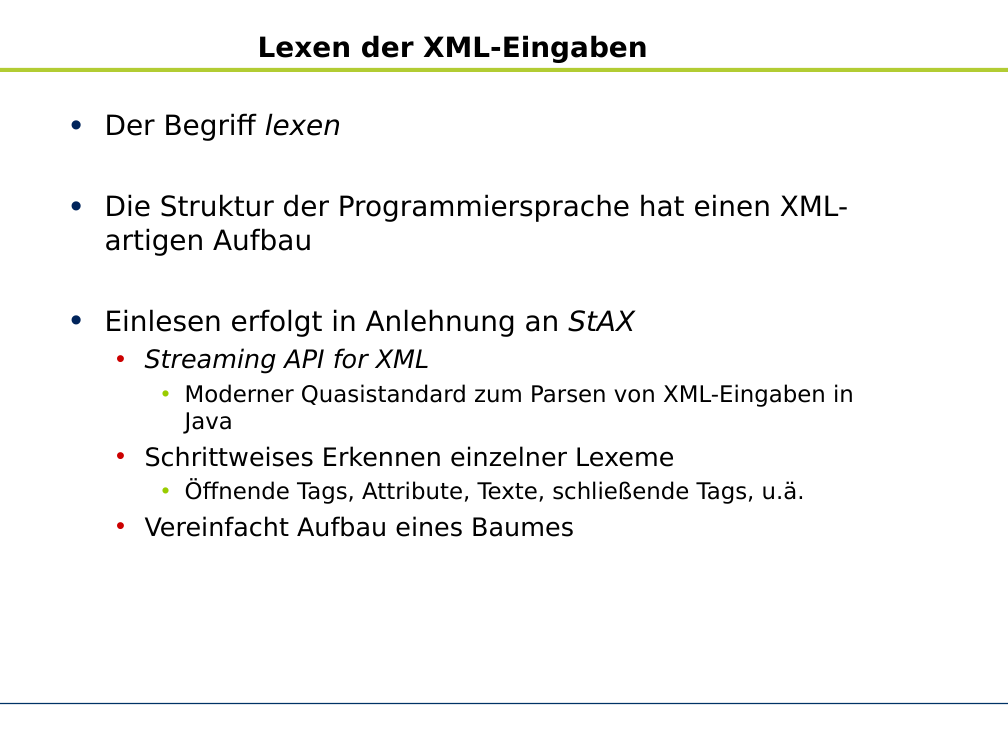
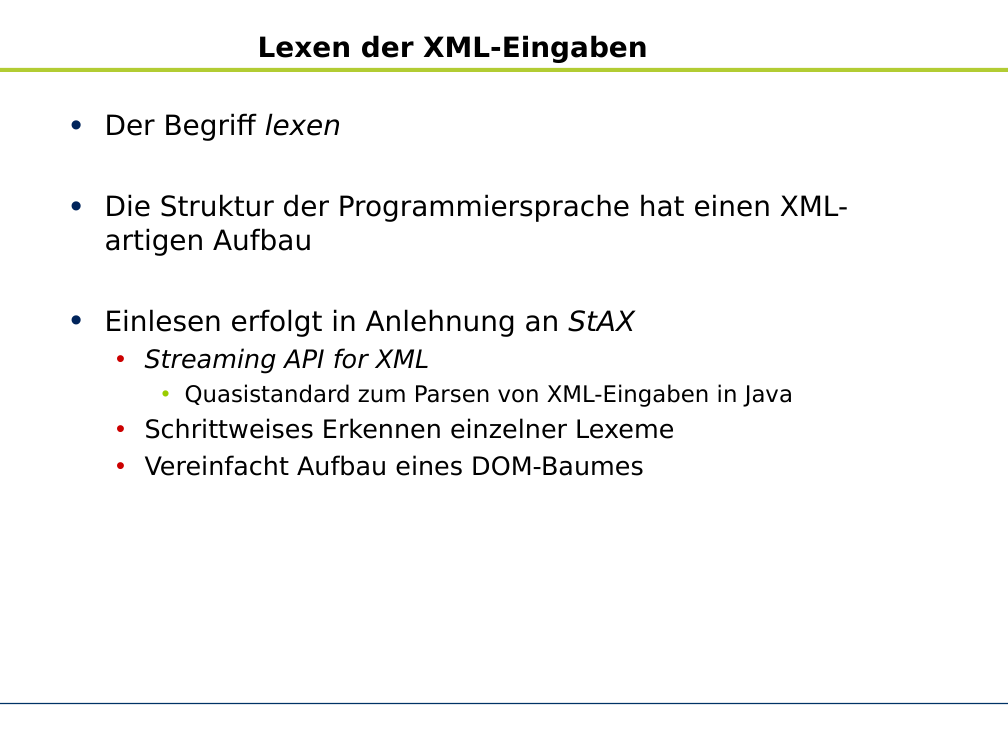
Before and after one commit to zhongxinhua/sose10-swp-uebersetzerbau, a slide deck: slide 14 of trunk/dokumentation/rk-kundenpraesentation/rk-kundenpraesentation.odp. Drawn at 1008x756 pixels with LibreOffice and Linux fonts; fonts in the diff are those of the drawing; background and template pictures are left out. Boxes give left, top, right and bottom in pixels: in the first picture for what was removed or moved away, otherwise in the second. Text is boxed around its words. In the diff, an @@ line names an element or a change of style, - is before the commit and + after.

```diff
--- a/trunk/dokumentation/rk-kundenpraesentation/rk-kundenpraesentation.odp
+++ b/trunk/dokumentation/rk-kundenpraesentation/rk-kundenpraesentation.odp
@@ text at (x1=185, y1=384, x2=793, y2=407): text changed @@
-    • Moderner Quasistandard zum Parsen von XML-Eingaben in Java
+    • Quasistandard zum Parsen von XML-Eingaben in Java
@@ text at (x1=145, y1=455, x2=644, y2=476): text changed; size 18 to 20 pt @@
-    • Öffnende Tags, Attribute, Texte, schließende Tags, u.ä.
-  • Vereinfacht Aufbau eines Baumes
+  • Vereinfacht Aufbau eines DOM-Baumes
```
Also in this commit, not shown: 15 other slides changed, 6 slides added, 7 slides removed, 1 other file.
